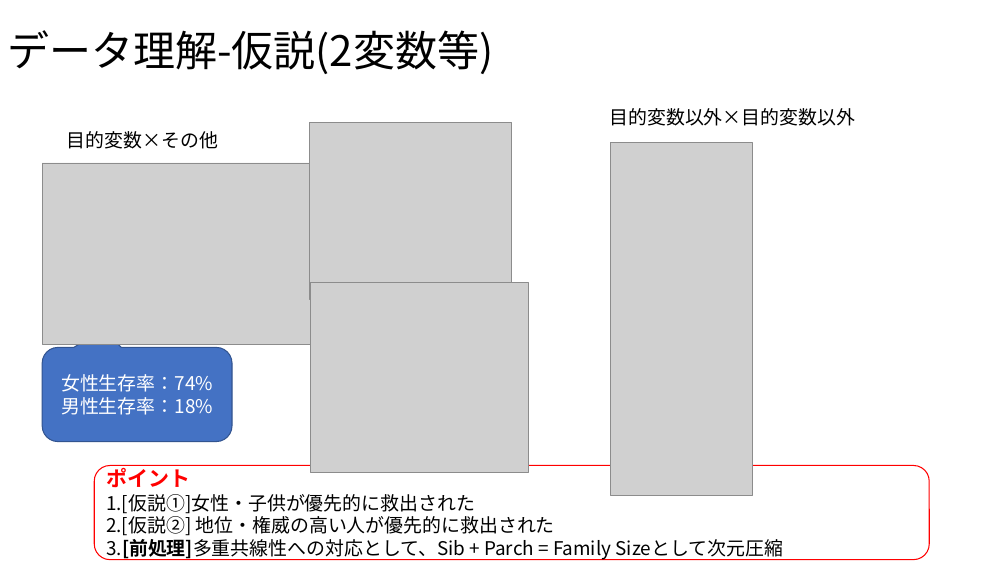
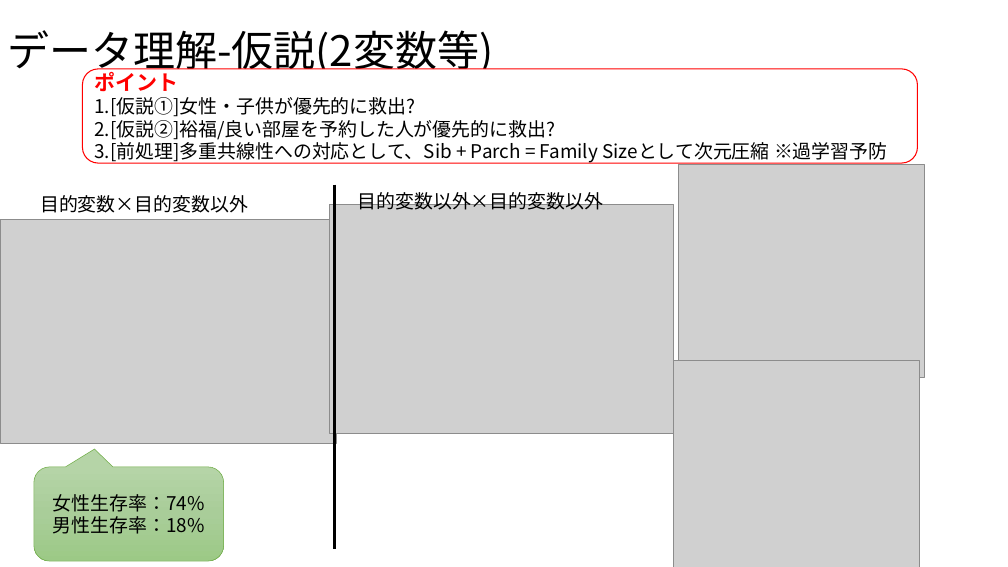
Before and after one commit to SYCastle/data_analysis, a slide deck: slide 5 of 分析報告_フォーマット1.pptx. Drawn at 1008x567 pixels with LibreOffice and Linux fonts; fonts in the diff are those of the drawing; grey boxes stand for pictures. Boxes give left, top, right and bottom in pixels: in the first picture for what was removed or moved away, otherwise in the second. Text is boxed around its words. In the diff, an @@ line names an element or a change of style, - is before the commit and + after.

```diff
--- a/分析報告_フォーマット1.pptx
+++ b/分析報告_フォーマット1.pptx
@@ rounded rectangle "ポイント": place and size @@
-rounded rectangle "ポイント" at <box>95,466,929,560</box>
+rounded rectangle "ポイント" at <box>82,69,917,163</box>
@@ text in rounded rectangle at <box>94,97,887,164</box>: text changed @@
-1.[仮説①]女性・子供が優先的に救出された
-2.[仮説②] 地位・権威の高い人が優先的に救出された
-3.[前処理]多重共線性への対応として、Sib + Parch = Family Sizeとして次元圧縮
+1.[仮説①]女性・子供が優先的に救出?
+2.[仮説②]裕福/良い部屋を予約した人が優先的に救出?
+3.[前処理]多重共線性への対応として、Sib + Parch = Family Sizeとして次元圧縮 ※過学習予防
@@ picture removed at <box>309,122,512,299</box> @@
@@ picture removed at <box>610,142,752,495</box> @@
@@ picture removed at <box>42,163,315,345</box> @@
@@ picture added at <box>678,164,924,377</box> @@
@@ text at <box>40,195,248,213</box>: text changed @@
-目的変数×その他
+目的変数×目的変数以外
@@ picture added at <box>330,204,674,433</box> @@
@@ line added from (334, 185) to (334, 550), #000000 3 pt @@
@@ text "目的変数以外×目的変数以外": place and size @@
-text "目的変数以外×目的変数以外" at <box>609,108,855,126</box>
+text "目的変数以外×目的変数以外" at <box>358,189,604,210</box>
@@ picture added at <box>0,219,337,444</box> @@
@@ picture removed at <box>311,283,528,473</box> @@
@@ picture added at <box>674,361,920,567</box> @@
@@ rounded speech box "女性生存率：74%": place and size @@
-rounded speech box "女性生存率：74%" at <box>42,348,232,442</box>
+rounded speech box "女性生存率：74%" at <box>34,467,224,562</box>
@@ rounded speech box "女性生存率：74%" at <box>34,467,224,562</box>: text colour #FFFFFF to #000000; fill #4472C4 to gradient #B5D5A7 to #AACE9A to #9CC987; outline #325491 1 pt to #70AD47 0.5 pt @@
```
Also in this commit, not shown: 8 other slides changed, 2 slides added, 1 slide removed.
